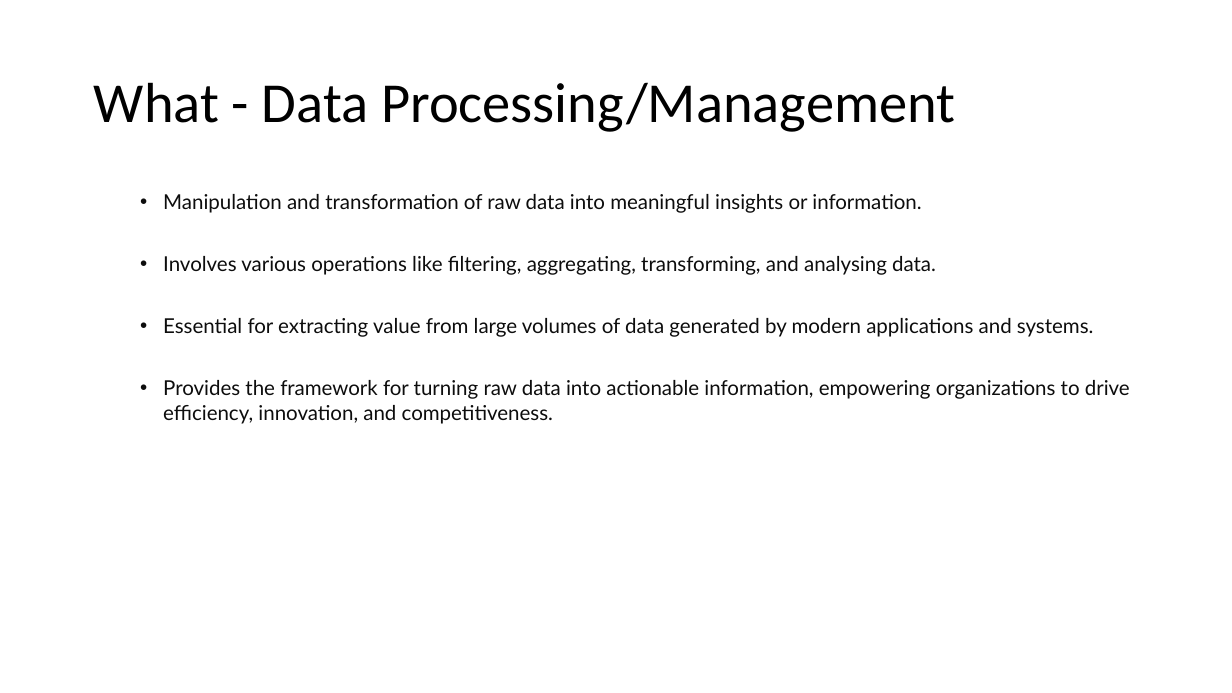
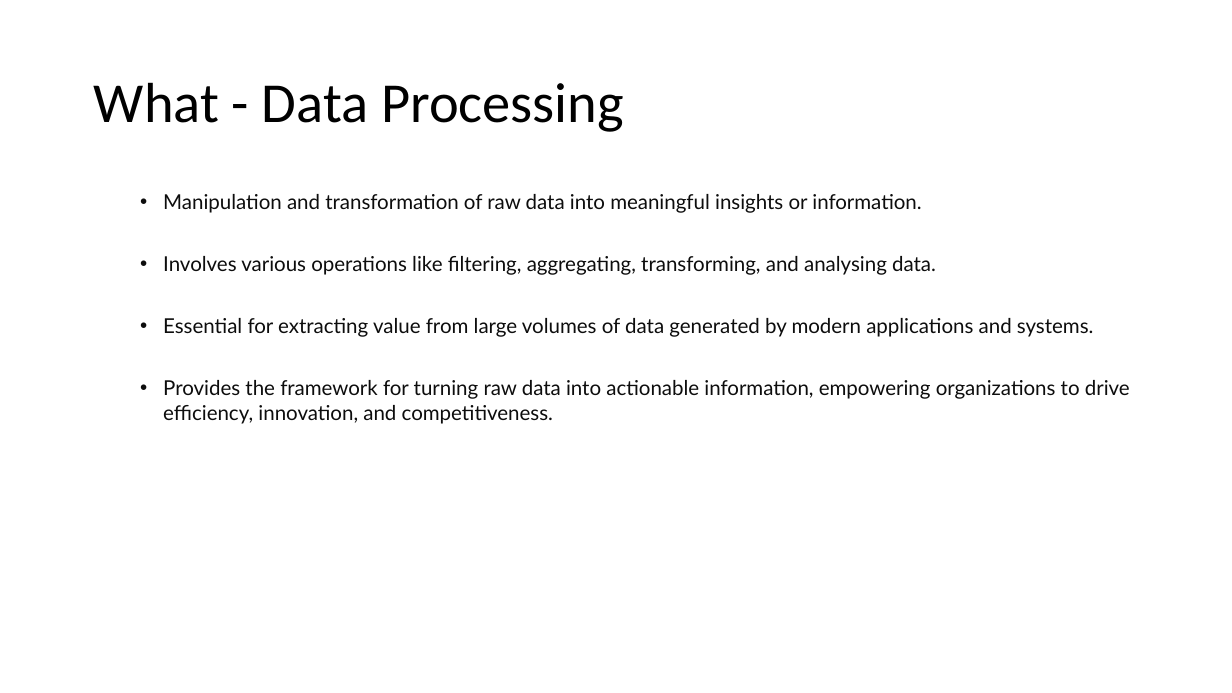
Before and after one commit to aprabhat/flink_demo, a slide deck: slide 2 of PPT/Apache_Flink.pptx. Drawn at 1232x693 pixels with LibreOffice and Linux fonts; fonts in the diff are those of the drawing. Boxes give left, top, right and bottom in pixels: in the first picture for what was removed or moved away, otherwise in the second. Text is boxed around its words. In the diff, an @@ line names an element or a change of style, - is before the commit and + after.

Commit message:
ppt updated

```diff
--- a/PPT/Apache_Flink.pptx
+++ b/PPT/Apache_Flink.pptx
@@ title at (94, 82, 624, 132): text changed @@
-What - Data Processing/Management
+What - Data Processing
```
